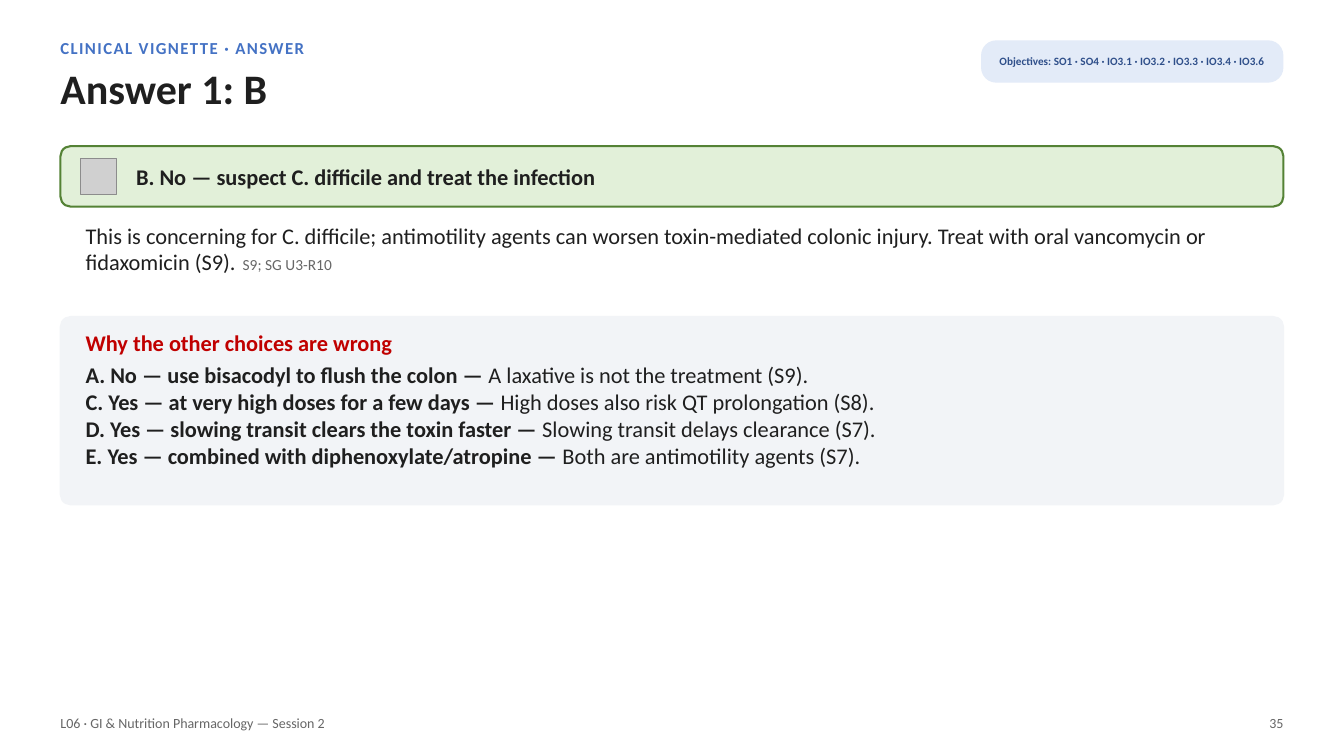
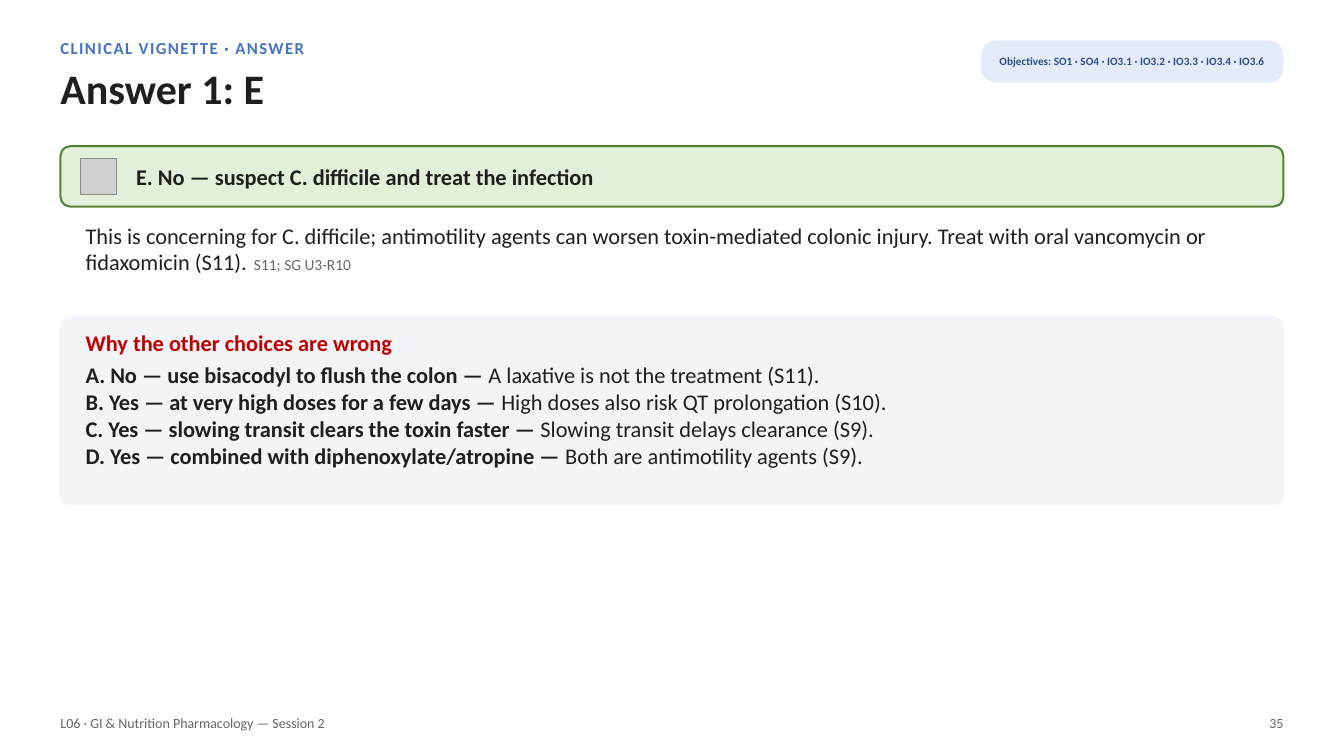
Before and after one commit to bishwokrit/DPAS-Pharm, a slide deck: slide 35 of outputs/L06/L06_Unit_3_GI_Nutrition_Session_2_study_deck.pptx. Drawn at 1344x756 pixels with LibreOffice and Linux fonts; fonts in the diff are those of the drawing; grey boxes stand for pictures. Boxes give left, top, right and bottom in pixels: in the first picture for what was removed or moved away, otherwise in the second. Text is boxed around its words. In the diff, an @@ line names an element or a change of style, - is before the commit and + after.

```diff
--- a/outputs/L06/L06_Unit_3_GI_Nutrition_Session_2_study_deck.pptx
+++ b/outputs/L06/L06_Unit_3_GI_Nutrition_Session_2_study_deck.pptx
@@ text at <box>60,76,264,105</box>: text changed @@
-Answer 1: B
+Answer 1: E
@@ text at <box>136,169,594,189</box>: text changed @@
-B. No — suspect C. difficile and treat the infection
+E. No — suspect C. difficile and treat the infection
@@ text at <box>86,228,1206,273</box>: text changed @@
-This is concerning for C. difficile; antimotility agents can worsen toxin-mediated colonic injury. Treat with oral vancomycin or fidaxomicin (S9). S9; SG U3-R10
+This is concerning for C. difficile; antimotility agents can worsen toxin-mediated colonic injury. Treat with oral vancomycin or fidaxomicin (S11). S11; SG U3-R10
@@ text at <box>86,367,886,468</box>: text changed @@
-A. No — use bisacodyl to flush the colon — A laxative is not the treatment (S9).
-C. Yes — at very high doses for a few days — High doses also risk QT prolongation (S8).
-D. Yes — slowing transit clears the toxin faster — Slowing transit delays clearance (S7).
-E. Yes — combined with diphenoxylate/atropine — Both are antimotility agents (S7).
+A. No — use bisacodyl to flush the colon — A laxative is not the treatment (S11).
+B. Yes — at very high doses for a few days — High doses also risk QT prolongation (S10).
+C. Yes — slowing transit clears the toxin faster — Slowing transit delays clearance (S9).
+D. Yes — combined with diphenoxylate/atropine — Both are antimotility agents (S9).
```
Also in this commit, not shown: 107 other slides changed, 10 slides added, 35 other files.
